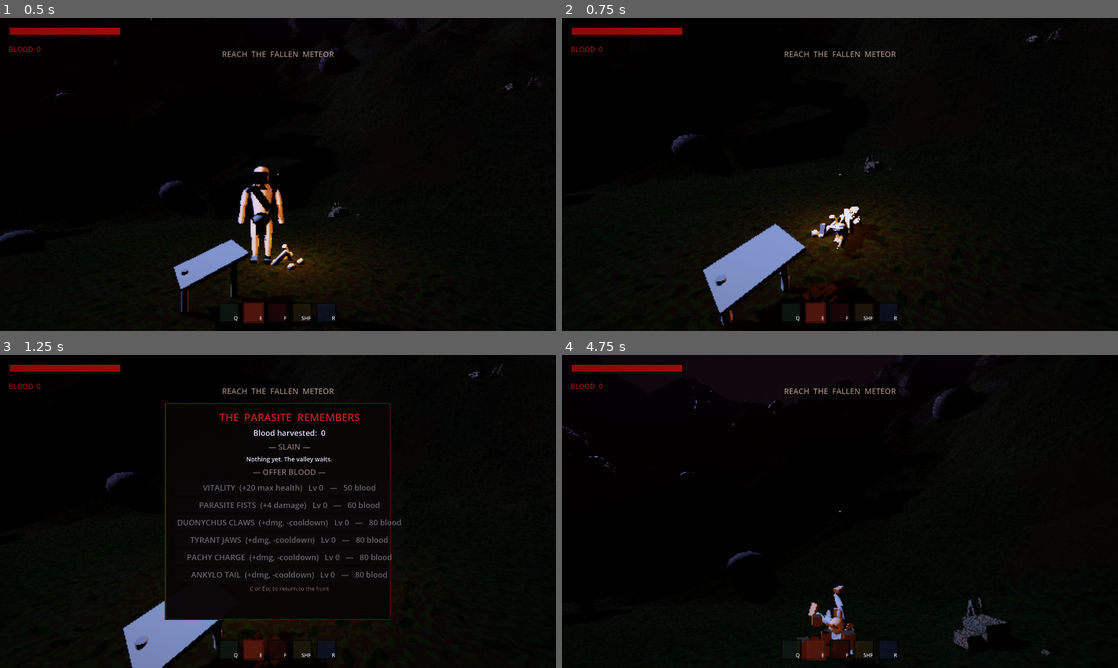
Above: before the commit, frames 1-4 (two rows, left to right).
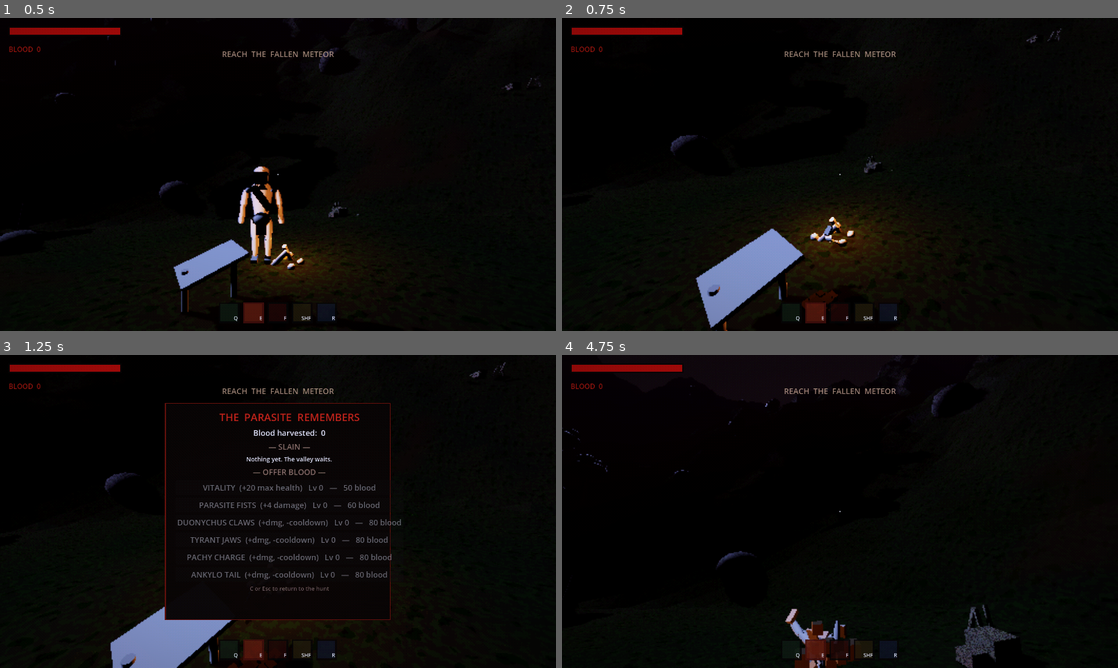
Above: after the commit, the same moments.

Repository: nicolaspazos/METAZOIC
Game: Godot game, scene res://scenes/main.tscn
Same seed, same stepped clock (60 frames per second), same inputs: the game is played once before the commit and once after it.
Inputs (mouse positions are in pixels of both pictures, inside the frame that each line leads up to):
- Up to frame 1 (0.5 s): no input
- Up to frame 2 (0.75 s): tap Enter at 0.5 s; move the mouse to (867, 174) at 0.52 s; hold W from 0.53 s (still down); tap Ctrl at 0.6 s; click (867, 174) at 0.67 s
- Up to frame 3 (1.25 s): keep holding W; tap Space at 0.77, 1.07 s; tap C at 0.8 s
- Up to frame 4 (4.75 s): tap Space at 1.25, 1.52, 1.82, 3.02, 3.32, 3.5, 3.77, 4.07, 4.52 s; move the mouse to (728, 527) at 1.27 s; release W at 1.28 s; hold S 1.28-2.03 s; tap C at 1.35, 2.3, 3.8 s; click (728, 527) at 1.42 s; tap Ctrl at 1.55, 2.1, 3.05, 4.55 s; move the mouse to (851, 505) at 2.02 s; hold W 2.03-3.53 s; click (851, 505) at 2.17 s; tap Enter at 2.75 s; move the mouse to (812, 574) at 2.77 s; tap Q at 2.85 s; click (812, 574) at 2.92 s; move the mouse to (1006, 558) at 3.52 s; hold A 3.53-4.28 s; tap E at 3.6 s; click (1006, 558) at 3.67 s; move the mouse to (795, 508) at 4.27 s; hold W from 4.28 s (still down); tap F at 4.35 s; click (795, 508) at 4.42 s

Frame 1 is identical in both runs. In frame 2, 2.3% of the frame differs, in the area x 19-90%, y 3-100%; in frame 3, 1.2%; in frame 4, 2.5%, in the area x 0-88%, y 0-100%.

Commit message:
Fix lock-on properly + Prototype-fluid movement tune
Lock-on rework (it was fighting the mouse):
- While locked, the camera OWNS yaw - mouse yaw input no longer
  rubber-bands against the tracking lerp (the root cause of the jitter)
- A hard horizontal mouse flick (>40px) deliberately breaks the lock
- Tracking speed 6 -> 14 (target stays pinned to center)
- Auto-framing pitch: camera glides to look slightly down onto the
  target instead of staring at the horizon
- Spinning red diamond marker above the locked target - always visible
  who is marked; cleans itself up when the lock drops

Prototype-fluid movement:
- Base speed 7.2, ground acceleration 45 -> 62 (instant-feeling starts)
- Dodge impulse 15.5 with a faster 0.34s roll

Co-Authored-By: Claude Opus 4.8 <noreply@anthropic.com>

Diff:
--- a/scripts/player/caveman_visual.gd
+++ b/scripts/player/caveman_visual.gd
@@ -34,7 +34,7 @@
 	_rolling = true
 	rotation.x = 0.0
 	var t := create_tween()
-	t.tween_property(self, "rotation:x", -TAU, 0.42) \
+	t.tween_property(self, "rotation:x", -TAU, 0.34) \
 		.set_trans(Tween.TRANS_SINE).set_ease(Tween.EASE_IN_OUT)
 	t.tween_callback(func():
 		rotation.x = 0.0
--- a/scripts/player/player.gd
+++ b/scripts/player/player.gd
@@ -30,7 +30,7 @@
 const STAMINA_COST_CHARGE := 38.0
 
 @export_group("Movement")
-@export var move_speed := 6.6
+@export var move_speed := 7.2
 @export var jump_velocity := 7.0
 @export var gravity := 18.0
 @export var mouse_sensitivity := 0.0025
@@ -120,6 +120,12 @@
 
 func _unhandled_input(event: InputEvent) -> void:
 	if event is InputEventMouseMotion and Input.mouse_mode == Input.MOUSE_MODE_CAPTURED:
+		# While locked on, the camera OWNS yaw (no fighting the tracking lerp).
+		# A hard horizontal flick (> 40px) breaks the lock deliberately.
+		if _lock_target:
+			if absf(event.relative.x) > 40.0:
+				_lock_target = null
+			return
 		yaw_pivot.rotate_y(-event.relative.x * mouse_sensitivity)
 		_pitch = clampf(_pitch - event.relative.y * mouse_sensitivity, -1.2, 0.5)
 		pitch_pivot.rotation.x = _pitch
@@ -224,7 +230,7 @@
 
 	# Smooth acceleration toward the target velocity (no instant starts/stops).
 	# Grounded turns are snappy; airborne there's still real control (parkour feel).
-	var accel := 45.0 if is_on_floor() else 18.0
+	var accel := 62.0 if is_on_floor() else 22.0  # Prototype-fluid starts
 	if direction.length() > 0.01:
 		velocity = MovementRules.horizontal_velocity(
 			velocity, direction * speed, accel, delta)
@@ -269,13 +275,19 @@
 		_lock_target = null
 	if _lock_target:
 		var to_t := _lock_target.global_position - global_position
-		to_t.y = 0.0
-		if to_t.length() > 0.5:
+		var flat := Vector3(to_t.x, 0.0, to_t.z)
+		if flat.length() > 0.5:
+			# Fast, critically-tight yaw tracking — the target stays centered.
 			yaw_pivot.rotation.y = lerp_angle(
-				yaw_pivot.rotation.y, atan2(-to_t.x, -to_t.z), 6.0 * delta)
+				yaw_pivot.rotation.y, atan2(-flat.x, -flat.z), 14.0 * delta)
+			# Auto-frame pitch: look slightly down onto the target.
+			var desired_pitch := clampf(
+				atan2(to_t.y - 1.0, flat.length()) - 0.18, -0.55, 0.15)
+			_pitch = lerpf(_pitch, desired_pitch, 6.0 * delta)
+			pitch_pivot.rotation.x = _pitch
 			if not _attacking:
 				visual.rotation.y = lerp_angle(
-					visual.rotation.y, atan2(to_t.x, to_t.z), 14.0 * delta)
+					visual.rotation.y, atan2(flat.x, flat.z), 16.0 * delta)
 
 	_fall_speed = -velocity.y
 	move_and_slide()
@@ -421,6 +433,41 @@
 			_lock_target = enemy
 	if _lock_target:
 		Sfx.play("block", -12.0, 1.6)
+		_attach_lock_marker()
+
+
+## Spinning red diamond above the locked target — you always know who's marked.
+func _attach_lock_marker() -> void:
+	var marker := MeshInstance3D.new()
+	marker.name = "LockMarker"
+	var cone := CylinderMesh.new()
+	cone.top_radius = 0.14
+	cone.bottom_radius = 0.0
+	cone.height = 0.3
+	var mat := StandardMaterial3D.new()
+	mat.albedo_color = Color(1.0, 0.12, 0.08)
+	mat.shading_mode = BaseMaterial3D.SHADING_MODE_UNSHADED
+	mat.emission_enabled = true
+	mat.emission = Color(1.0, 0.15, 0.08)
+	mat.emission_energy_multiplier = 2.5
+	cone.material = mat
+	marker.mesh = cone
+	marker.position.y = 2.4
+	_lock_target.add_child(marker)
+	var t := marker.create_tween().set_loops()
+	t.tween_property(marker, "rotation:y", TAU, 1.2).from(0.0)
+	# The marker dies with the lock (checked each frame below).
+	var cleanup := func():
+		if not is_instance_valid(marker):
+			return
+		if _lock_target == null or not is_instance_valid(_lock_target) \
+				or marker.get_parent() != _lock_target:
+			marker.queue_free()
+	var timer := Timer.new()
+	timer.wait_time = 0.2
+	timer.autostart = true
+	marker.add_child(timer)
+	timer.timeout.connect(cleanup)
 
 
 func dodge() -> void:
@@ -445,7 +492,7 @@
 	if dir.length() < 0.01:
 		dir = cam_basis.z  # no input → backstep away from where we're looking
 	dir = dir.normalized()
-	velocity = dir * 13.0 + Vector3.UP * 3.0
+	velocity = dir * 15.5 + Vector3.UP * 3.0
 	_invuln = maxf(_invuln, 0.35)
 	visual.play_roll()
 	Gore.puff(global_position, 8)
